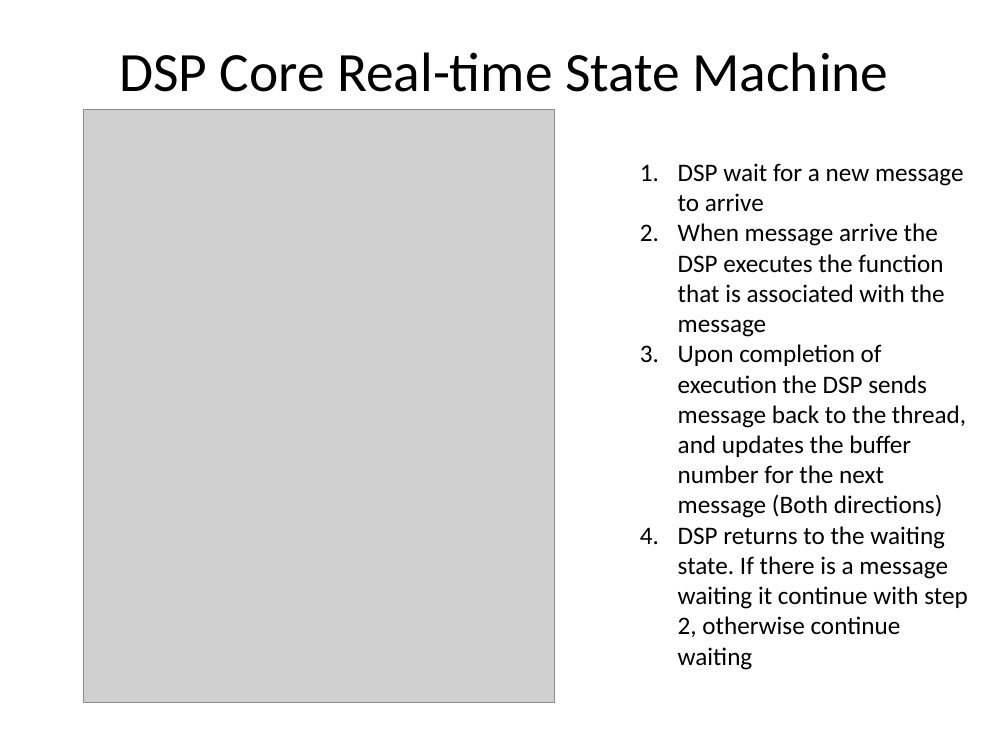
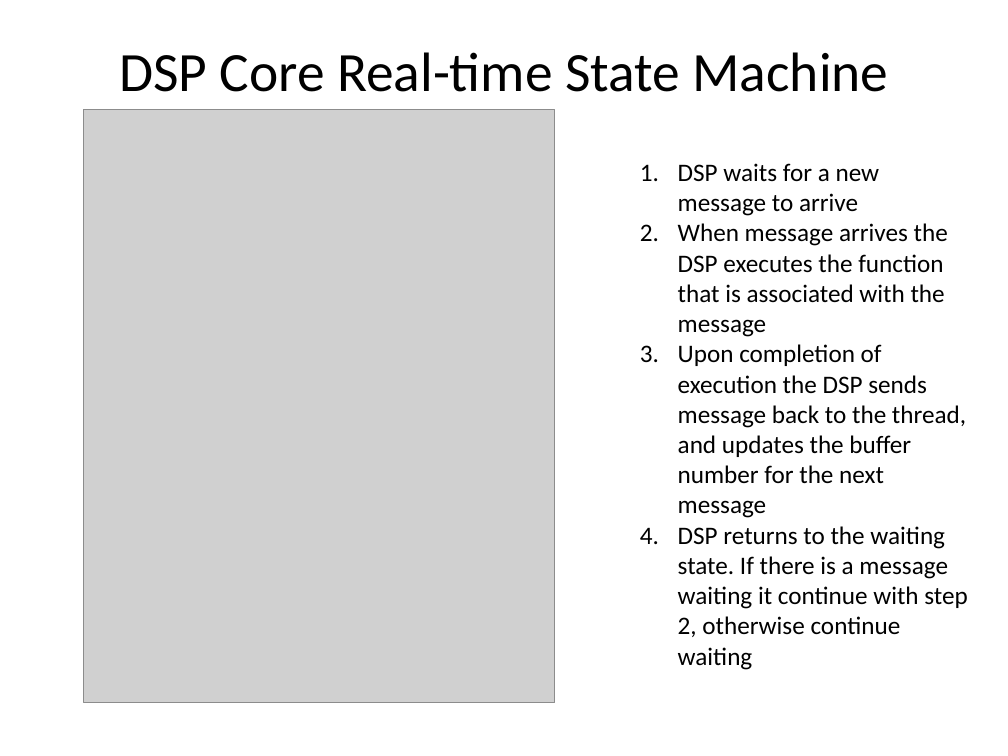
Before and after one commit to hari1989/keystone-workshop, a slide deck: slide 12 of preliminary/Working/presentations/Implementation_of_ProDrive_Model.pptx (slide 11 before the commit). Drawn at 1008x756 pixels with LibreOffice and Linux fonts; fonts in the diff are those of the drawing; grey boxes stand for pictures. Boxes give left, top, right and bottom in pixels: in the first picture for what was removed or moved away, otherwise in the second. Text is boxed around its words. In the diff, an @@ line names an element or a change of style, - is before the commit and + after.

```diff
--- a/preliminary/Working/presentations/Implementation_of_ProDrive_Model.pptx
+++ b/preliminary/Working/presentations/Implementation_of_ProDrive_Model.pptx
@@ text at box(678, 163, 966, 518): text changed @@
-1. DSP wait for a new message to arrive
-2. When message arrive the DSP executes the function that is associated with the message
-3. Upon completion of execution the DSP sends message back to the thread, and updates the buffer number for the next message (Both directions)
+1. DSP waits for a new message to arrive
+2. When message arrives the DSP executes the function that is associated with the message
+3. Upon completion of execution the DSP sends message back to the thread, and updates the buffer number for the next message
```
Also in this commit, not shown: 21 other slides changed, 34 slides added.
